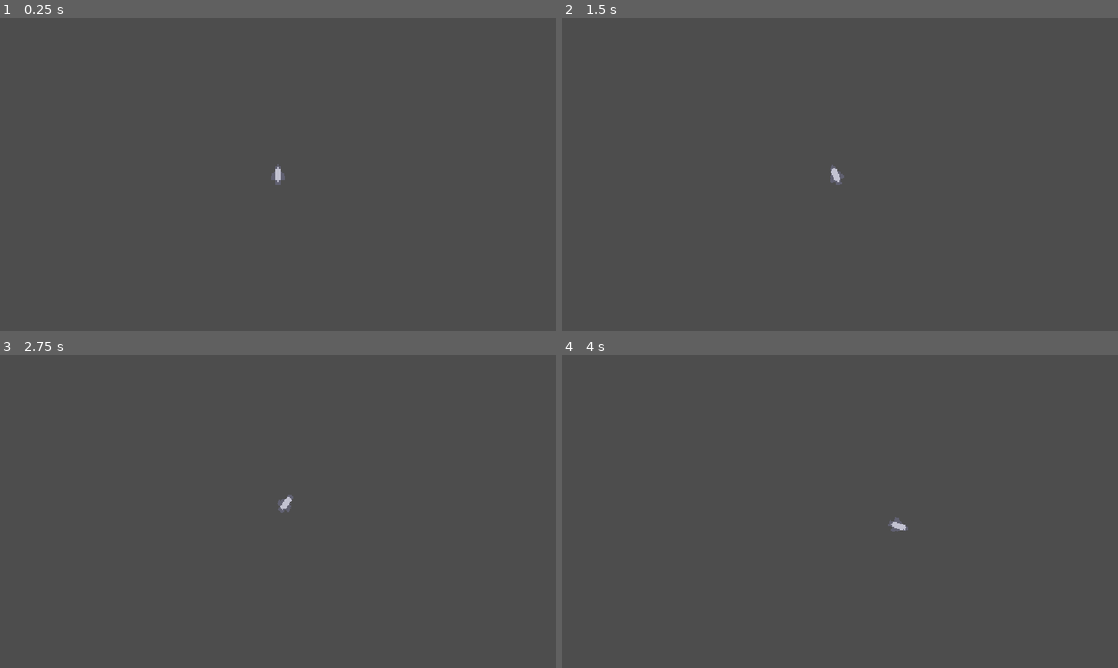
Above: before the commit, frames 1-4 (two rows, left to right).
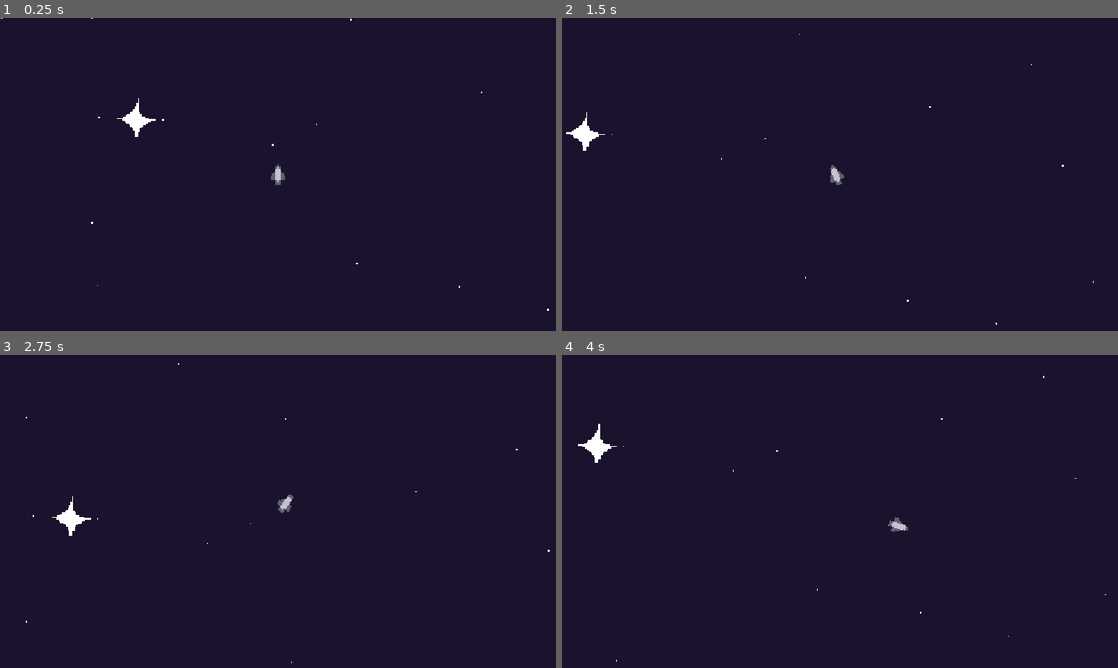
Above: after the commit, the same moments.

Repository: RedNinja17/8bitgamejam2026
Game: Godot game, scene res://scenes/game.tscn
The game is run twice, just before and just after one commit, with the same random seed, the same clock (stepped at 60 frames per second) and the same inputs.
Inputs (mouse positions are in pixels of both pictures, inside the frame that each line leads up to):
- Up to frame 1 (0.25 s): no input
- Up to frame 2 (1.5 s): tap Enter at 0.5 s; move the mouse to (962, 158) at 0.52 s; press the mouse at (962, 158) at 0.53 s; move the mouse to (728, 190) at 1.27 s; release the mouse at (728, 190) at 1.28 s; click (728, 190) at 1.35 s
- Up to frame 3 (2.75 s): move the mouse to (333, 442) at 2.02 s; press the mouse at (333, 442) at 2.03 s
- Up to frame 4 (4 s): move the mouse to (812, 574) at 2.77 s; release the mouse at (812, 574) at 2.78 s; click (812, 574) at 2.85 s; move the mouse to (1006, 558) at 3.52 s; press the mouse at (1006, 558) at 3.53 s

The runs differ from the first frame. In frame 1, 100% of the frame differs, in the area x 0-100%, y 0-100%; in frame 2, 100%; in frame 3, 100%; in frame 4, 100%.

Commit message:
background music and parallax background

Diff:
--- /dev/null
+++ b/space-game/default_bus_layout.tres
@@ -0,0 +1,15 @@
+[gd_resource type="AudioBusLayout" format=3 uid="uid://k3d4iw3e8iov"]
+
+[resource]
+bus/1/name = &"Music"
+bus/1/solo = false
+bus/1/mute = false
+bus/1/bypass_fx = false
+bus/1/volume_db = -11.951987
+bus/1/send = &"Master"
+bus/2/name = &"SFX"
+bus/2/solo = false
+bus/2/mute = false
+bus/2/bypass_fx = false
+bus/2/volume_db = 0.0
+bus/2/send = &"Master"
--- a/space-game/project.godot
+++ b/space-game/project.godot
@@ -14,6 +14,14 @@
 run/main_scene="uid://dvlncedyip04s"
 config/features=PackedStringArray("4.7", "Forward Plus")
 config/icon="res://icon.svg"
+
+[audio]
+
+buses/default_bus_layout="uid://k3d4iw3e8iov"
+
+[autoload]
+
+GlobalMusic="*uid://b1tew1ntmexx8"
 
 [display]
 
--- a/space-game/scenes/game.tscn
+++ b/space-game/scenes/game.tscn
@@ -2,10 +2,12 @@
 
 [ext_resource type="PackedScene" uid="uid://boroy78orm47v" path="res://scenes/player.tscn" id="1_uwrxv"]
 [ext_resource type="Script" uid="uid://c8x1fhq7gw8o5" path="res://scripts/player.gd" id="1_yqjtg"]
+[ext_resource type="Texture2D" uid="uid://mutkan8sqshn" path="res://assets/sprites/background.png" id="3_lnu2h"]
 
 [node name="Game" type="Node2D" unique_id=445903223]
 
 [node name="Player" parent="." unique_id=1580156048 instance=ExtResource("1_uwrxv")]
+z_index = 5
 position = Vector2(0, -2)
 script = ExtResource("1_yqjtg")
 
@@ -13,3 +15,10 @@
 zoom = Vector2(3, 3)
 process_callback = 0
 position_smoothing_enabled = true
+
+[node name="Parallax2D" type="Parallax2D" parent="." unique_id=580560687]
+repeat_size = Vector2(1024, 1024)
+repeat_times = 3
+
+[node name="Sprite2D" type="Sprite2D" parent="Parallax2D" unique_id=947517303]
+texture = ExtResource("3_lnu2h")
--- /dev/null
+++ b/space-game/scenes/global_music.tscn
@@ -0,0 +1,9 @@
+[gd_scene format=3 uid="uid://b1tew1ntmexx8"]
+
+[ext_resource type="AudioStream" uid="uid://dpd2187n05mnj" path="res://assets/music/idle_title music option 2.mp3" id="1_p76w3"]
+
+[node name="GlobalMusic" type="AudioStreamPlayer2D" unique_id=1826503044]
+stream = ExtResource("1_p76w3")
+autoplay = true
+panning_strength = 0.0
+bus = &"Music"
Not shown, added: space-game/assets/music/idle_title music option 2.mp3.import
Binary file added: space-game/assets/sprites/background.png
Not shown, added: space-game/assets/sprites/background.png.import
Not shown, added: space-game/assets/music/idle_title music option 2.mp3
